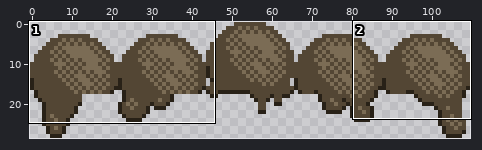
Edited in one commit: sprite sheet (assets/images/scoops/chocolate_plop.png). Above: a wide view before the commit, with the close-up outlined.
Close-up. Before the commit:
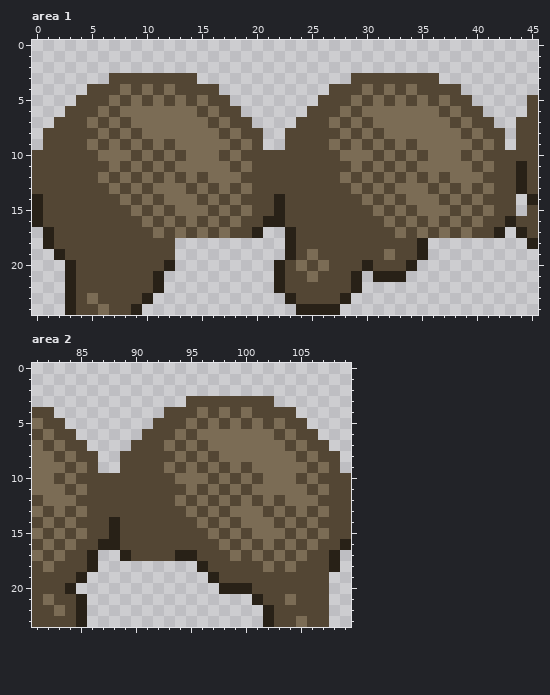
The file is 110x29 pixels. Shown: area 1: x 0..45, y 0..24; area 2: x 81..109, y 0..23.
And afterwards:
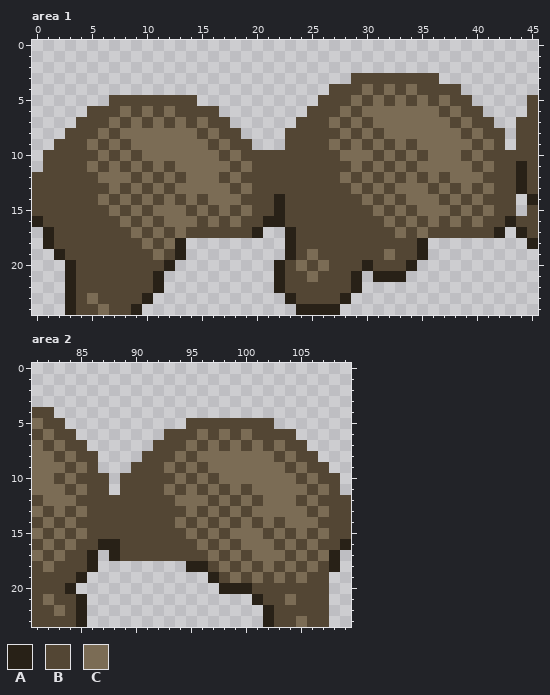
Palette (. is transparent): A #282117  B #534634  C #7b6c55
The edit:
--- area 1
@@ x 0..45 @@
  2 ..............................................
- 3 .......BBBBBBBB..............BBBBBBBB.........
- 4 .....BBBCBCBCBBBB..........BBBCBCBCBBBB.......
- 5 ....BBBCBCBCBCBCBB........BBBCBCBCBCBCBB.....B
- 6 ...BBBCBCCCCCCCBCBB......BBBCBCCCCCCCBCBB....B
- 7 ..BBBCBCBCCCCCCCBCBB....BBBCBCBCCCCCCCBCBB..BB
- 8 .BBBBBCBCBCCCCCCCBCBB..BBBBBCBCBCCCCCCCBCBB.BB
- 9 .BBBBCBCBCBCBCCCCCBCB..BBBBCBCBCBCBCCCCCBCB.BB
-10 BBBBBBCCCBCBCBCCCBCBBBBBBBBBCCCBCBCBCCCBCBBBBB
-11 BBBBBBBCBCBCBCCCCCBCBBBBBBBBBCBCBCBCCCCCBCBBAB
-12 BBBBBBCBCBCBCBCBCCCBBBBBBBBBCBCBCBCBCBCCCBBBAB
-13 BBBBBBBCBCBCCCBCBCBCBBBBBBBBBCBCBCCCBCBCBCBBAB
-14 ABBBBBBBCBCBCCCBCBCBBBABBBBBBBCBCBCCCBCBCBBB.A
-15 ABBBBBBBBCBCBCCCBCBCBBABBBBBBBBCBCBCCCBCBCBB.B
-16 ABBBBBBBBBCBCBCBCBCBBAABBBBBBBBBCBCBCBCBCBBABB
-17 .ABBBBBBBBBCBCBCBCBBA..ABBBBBBBBBCBCBCBCBBA.AB
-18 .ABBBBBBBBBBB..........ABBBBBBBBBBBA.........A
-19 ..ABBBBBBBBBB..........ABCBBBBBBCBBA..........
+ 3 .............................BBBBBBBB.........
+ 4 ...........................BBBCBCBCBBBB.......
+ 5 .......BBBBBBBB...........BBBCBCBCBCBCBB.....B
+ 6 .....BBBCBCBCBBBB........BBBCBCCCCCCCBCBB....B
+ 7 ....BBBCBCBCBCBCBB......BBBCBCBCCCCCCCBCBB..BB
+ 8 ...BBBCBCCCCCCCBCBB....BBBBBCBCBCCCCCCCBCBB.BB
+ 9 ..BBBCBCBCCCCCCCBCBB...BBBBCBCBCBCBCCCCCBCB.BB
+10 .BBBBBCBCBCCCCCCCBCBBBBBBBBBCCCBCBCBCCCBCBBBBB
+11 .BBBBCBCBCBCBCCCCCBCBBBBBBBBBCBCBCBCCCCCBCBBAB
+12 BBBBBBCCCBCBCBCCCBCBBBBBBBBBCBCBCBCBCBCCCBBBAB
+13 BBBBBBBCBCBCBCCCCCBCBBBBBBBBBCBCBCCCBCBCBCBBAB
+14 BBBBBBCBCBCBCBCBCCCBBBABBBBBBBCBCBCCCBCBCBBB.A
+15 BBBBBBBCBCBCCCBCBCBCBBABBBBBBBBCBCBCCCBCBCBB.B
+16 ABBBBBBBCBCBCCCBCBCBBAABBBBBBBBBCBCBCBCBCBBABB
+17 .ABBBBBBBCBCBCBBBBBBA..ABBBBBBBBBCBCBBBBBBA.AB
+18 .ABBBBBBBBCBCA.........ABBBBBBBBBBBA.........A
+19 ..ABBBBBBBBCBA.........ABCBBBBBBCBBA..........
 20 ...ABBBBBBBBA.........ABCBCBBBABBBA...........
--- area 2
@@ x 81..109 @@
  2 .............................
- 3 ..............BBBBBBBB.......
- 4 BB..........BBBCBCBCBBBB.....
- 5 CBB........BBBCBCBCBCBCBB....
- 6 BCBB......BBBCBCCCCCCCBCBB...
- 7 CBCBB....BBBCBCBCCCCCCCBCBB..
- 8 CCBCBB..BBBBBCBCBCCCCCCCBCBB.
- 9 CCCBCB..BBBBCBCBCBCBCCCCCBCB.
-10 CCBCBBBBBBBBBCCCBCBCBCCCBCBBB
-11 CCCBCBBBBBBBBBCBCBCBCCCCCBCBB
-12 BCCCBBBBBBBBBCBCBCBCBCBCCCBBB
-13 CBCBCBBBBBBBBBCBCBCCCBCBCBCBB
-14 BCBCBBBABBBBBBBCBCBCCCBCBCBBB
-15 CBCBCBBABBBBBBBBCBCBCCCBCBCBB
-16 BCBCBBAABBBBBBBBBCBCBCBCBCBBA
-17 CBCBBA..ABBBBAABBBCBCBCBCBBA.
-18 BCBBBA.........ABBBBBCBCBBBA.
-19 BBBBA...........ABBBBBBBBBB..
+ 3 .............................
+ 4 BB...........................
+ 5 CBB...........BBBBBBBB.......
+ 6 BCBB........BBBCBCBCBBBB.....
+ 7 CBCBB......BBBCBCBCBCBCBB....
+ 8 CCBCBB....BBBCBCCCCCCCBCBB...
+ 9 CCCBCB...BBBCBCBCCCCCCCBCBB..
+10 CCBCBBB.BBBBBCBCBCCCCCCCBCBB.
+11 CCCBCBB.BBBBCBCBCBCBCCCCCBCB.
+12 BCCCBBBBBBBBBCCCBCBCBCCCBCBBB
+13 CBCBCBBBBBBBBBCBCBCBCCCCCBCBB
+14 BCBCBBBBBBBBBCBCBCBCBCBCCCBBB
+15 CBCBCBBBBBBBBBCBCBCCCBCBCBCBB
+16 BCBCBBAABBBBBBBCBCBCCCBCBCBBA
+17 CBCBBA.ABBBBBBBBCBCBCCCBCBCA.
+18 BCBBBA........AABCBCBCBCBCBA.
+19 BBBBA...........ABCBCBCBCBB..
 20 BBBA.............AAABBBBBBB..
